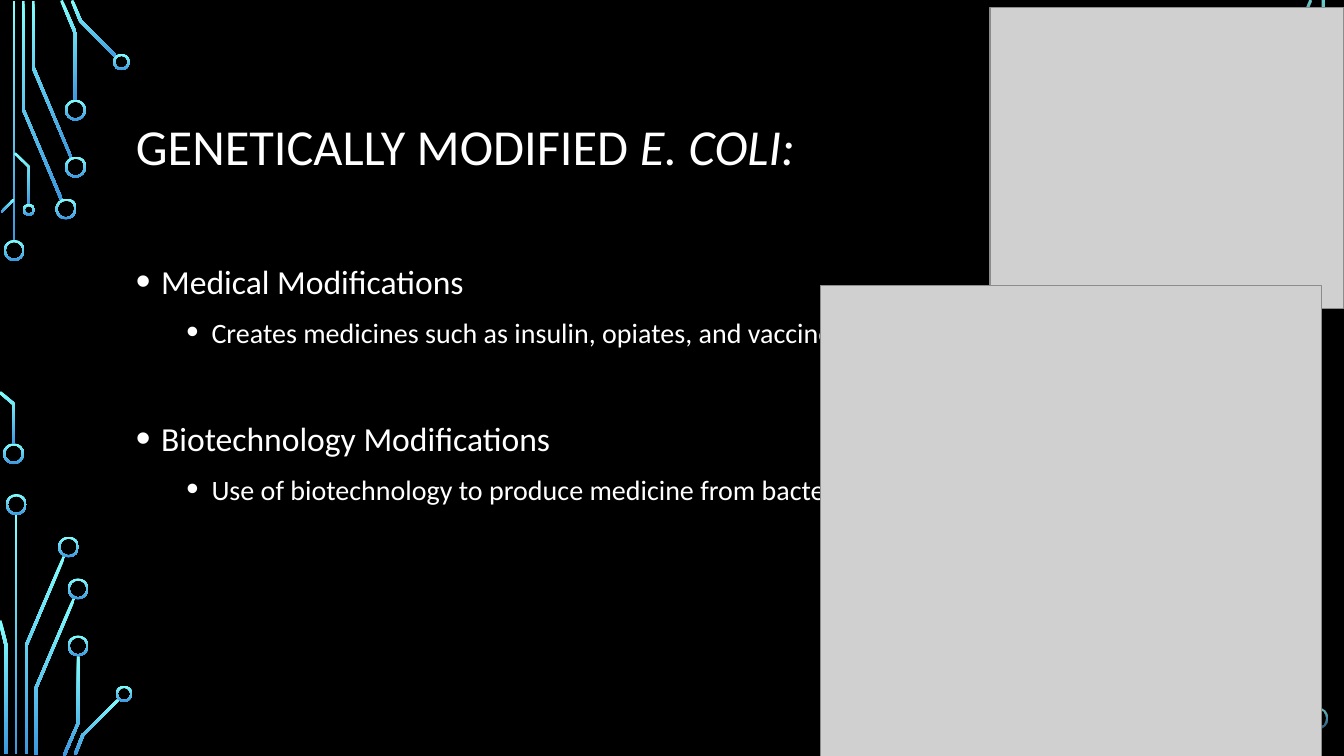
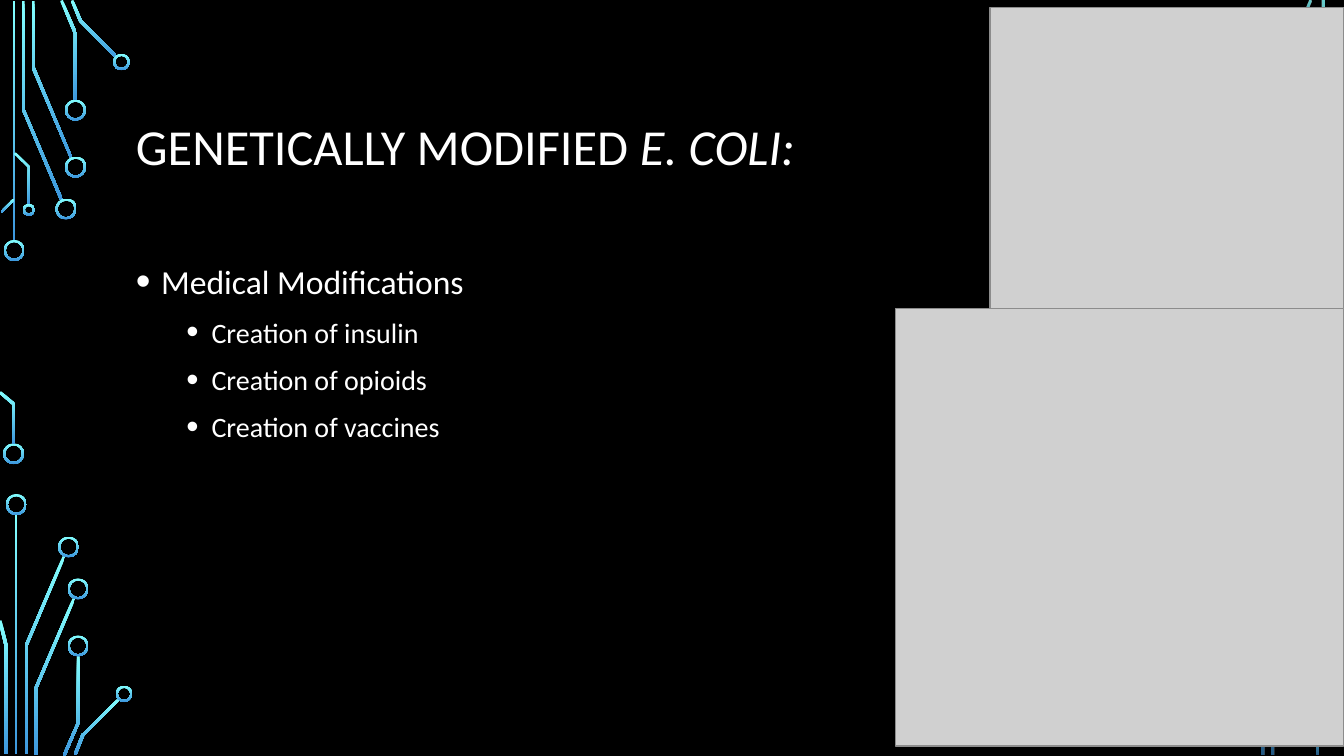
Before and after one commit to saleisha57/Bioinformatics_Final, a slide deck: slide 4 of Aleisha PowerPoint Edit.pptx (slide 5 before the commit). Drawn at 1344x756 pixels with LibreOffice and Linux fonts; fonts in the diff are those of the drawing; grey boxes stand for pictures; background and template pictures are left out. Boxes give left, top, right and bottom in pixels: in the first picture for what was removed or moved away, otherwise in the second. Text is boxed around its words. In the diff, an @@ line names an element or a change of style, - is before the commit and + after.

```diff
--- a/Aleisha PowerPoint Edit.pptx
+++ b/Aleisha PowerPoint Edit.pptx
@@ text at bbox=[212, 323, 439, 438]: text changed @@
-  • Creates medicines such as insulin, opiates, and vaccines.
-• Biotechnology Modifications
-  • Use of biotechnology to produce medicine from bacteria
+  • Creation of insulin
+  • Creation of opioids
+  • Creation of vaccines
@@ picture: place and size @@
-picture at bbox=[821, 285, 1321, 756]
+picture at bbox=[896, 309, 1344, 746]
@@ freeform shape added at bbox=[1261, 557, 1296, 755], fill gradient #82FFFF to #3D97DE @@
@@ freeform shape: place and size @@
-freeform shape at bbox=[1307, 708, 1328, 729]
+freeform shape at bbox=[1271, 628, 1305, 755]
```
Also in this commit, not shown: 8 other slides changed, 13 slides added, 4 slides removed, 1 other file.
